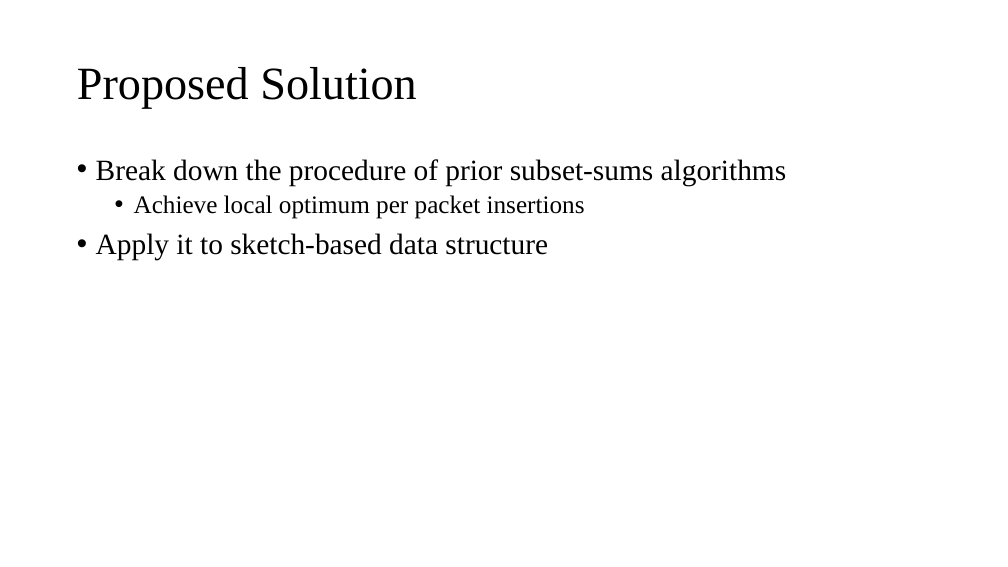
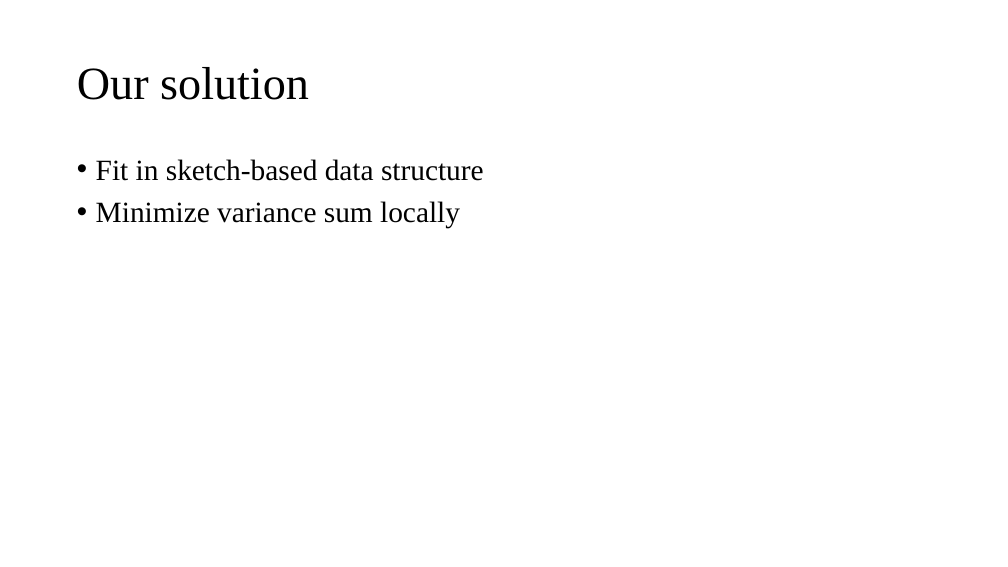
Before and after one commit to Lipox/Dimension, a slide deck: slide 13 of dimensions.pptx. Drawn at 1008x567 pixels with LibreOffice and Linux fonts; fonts in the diff are those of the drawing. Boxes give left, top, right and bottom in pixels: in the first picture for what was removed or moved away, otherwise in the second. Text is boxed around its words. In the diff, an @@ line names an element or a change of style, - is before the commit and + after.

```diff
--- a/dimensions.pptx
+++ b/dimensions.pptx
@@ title at [77, 67, 309, 100]: text changed @@
-Proposed Solution
+Our solution
@@ text at [96, 159, 484, 228]: text changed @@
-• Break down the procedure of prior subset-sums algorithms
-  • Achieve local optimum per packet insertions
-• Apply it to sketch-based data structure
+• Fit in sketch-based data structure
+• Minimize variance sum locally
```
Also in this commit, not shown: 4 other slides changed, 15 slides added, 11 slides removed.
